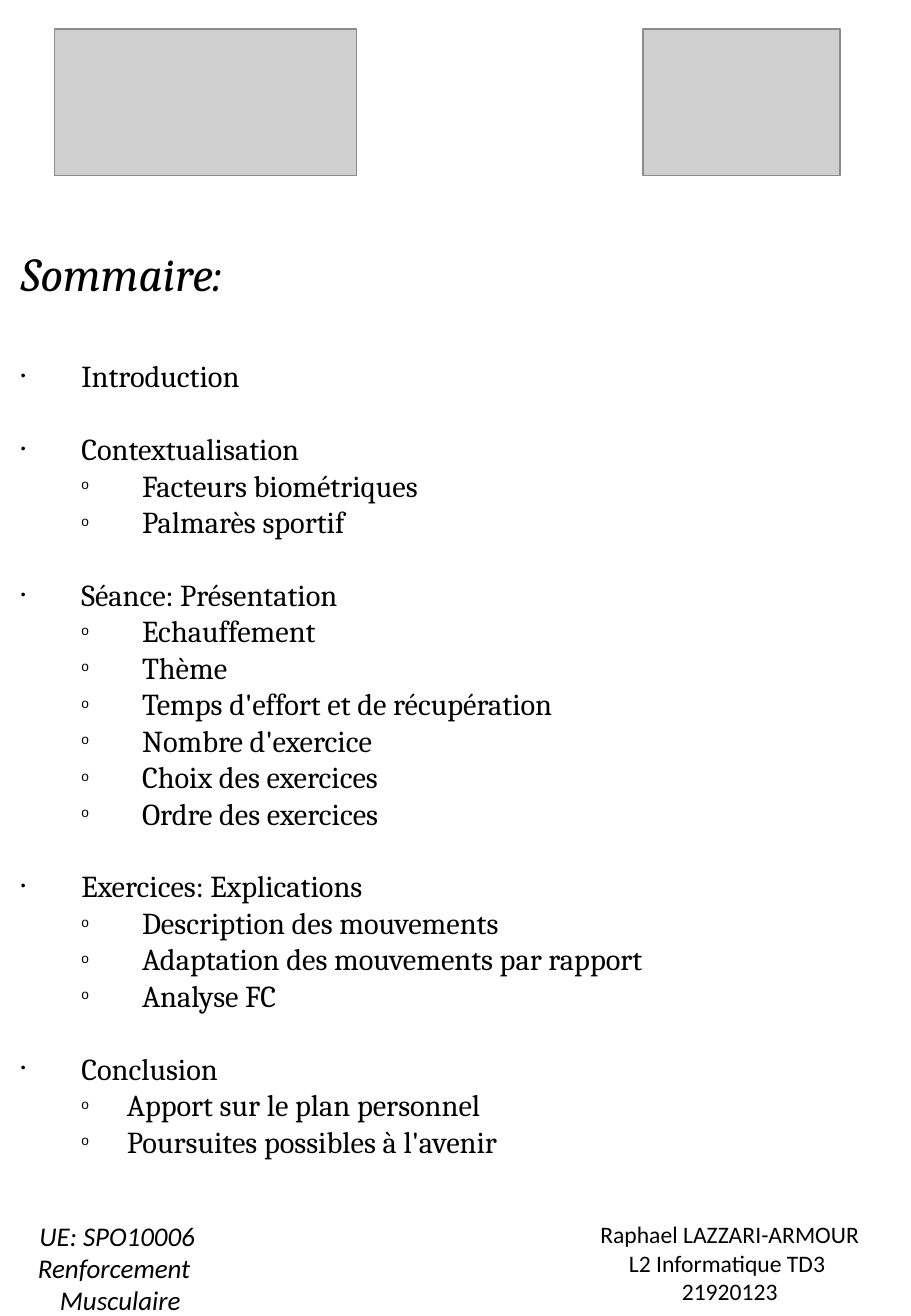
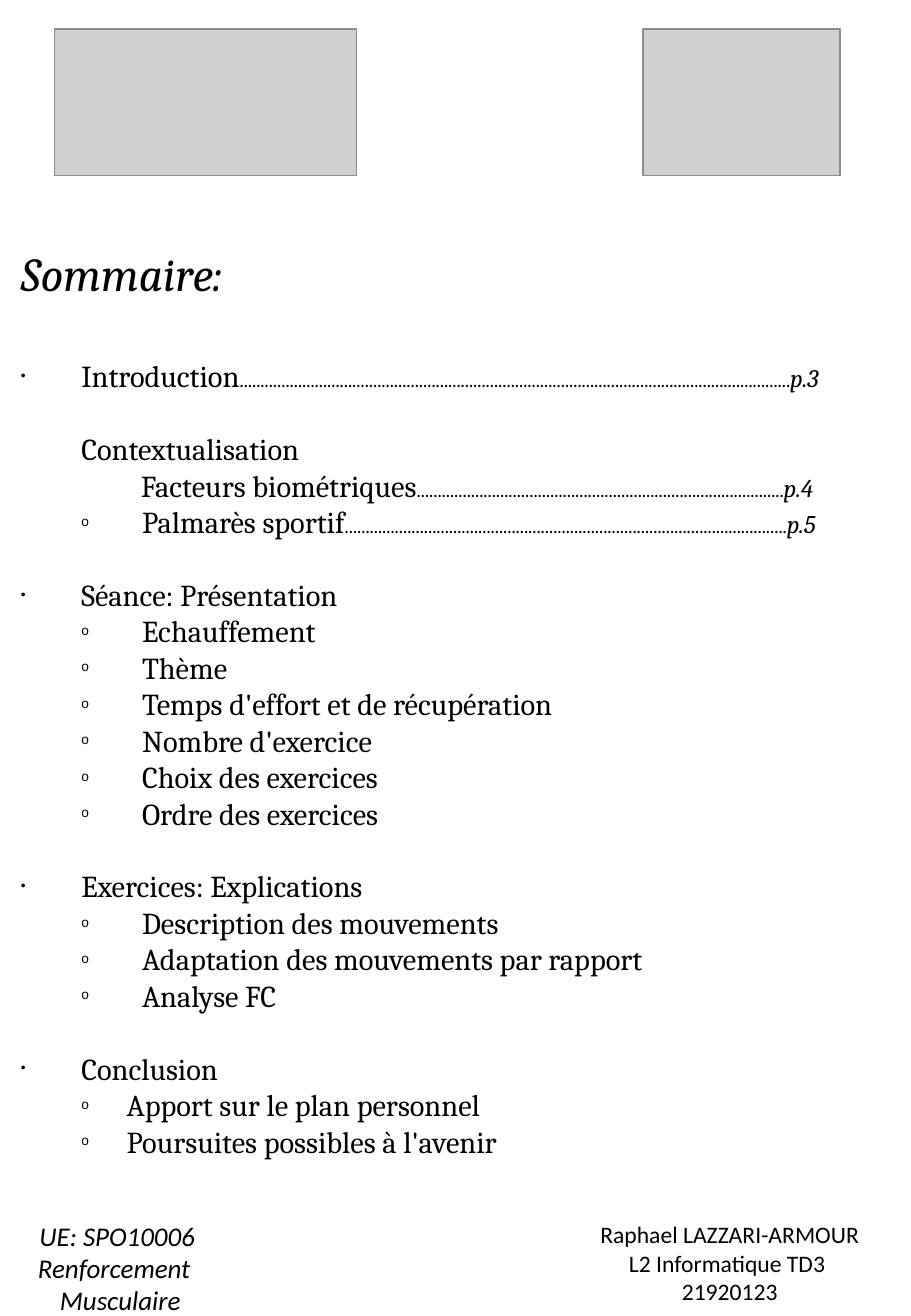
Before and after one commit to Raphael78000/Licence2_UVSQ, a slide deck: slide 2 of MUSCULATION/Dossier_renfo_muscu.ppt. Drawn at 911x1316 pixels with LibreOffice and Linux fonts; fonts in the diff are those of the drawing; grey boxes stand for pictures. Boxes give left, top, right and bottom in pixels: in the first picture for what was removed or moved away, otherwise in the second. Text is boxed around its words. In the diff, an @@ line names an element or a change of style, - is before the commit and + after.

```diff
--- a/MUSCULATION/Dossier_renfo_muscu.ppt
+++ b/MUSCULATION/Dossier_renfo_muscu.ppt
@@ text at <box>21,259,642,1159</box>: bullet • to none; indent changed @@
@@ text at <box>81,366,818,393</box>: text changed; size 18 to 12 pt @@
-• Introduction
+• Introduction....................................................................................................................................p.3
@@ text at <box>141,475,816,540</box>: text changed; size 18 to 12 pt @@
-  o Facteurs biométriques
-  o Palmarès sportif
+Facteurs biométriques........................................................................................p.4
+  o Palmarès sportif..........................................................................................................p.5
```
Also in this commit, not shown: 1 other slide changed, 2 slides added, 1 other file.
